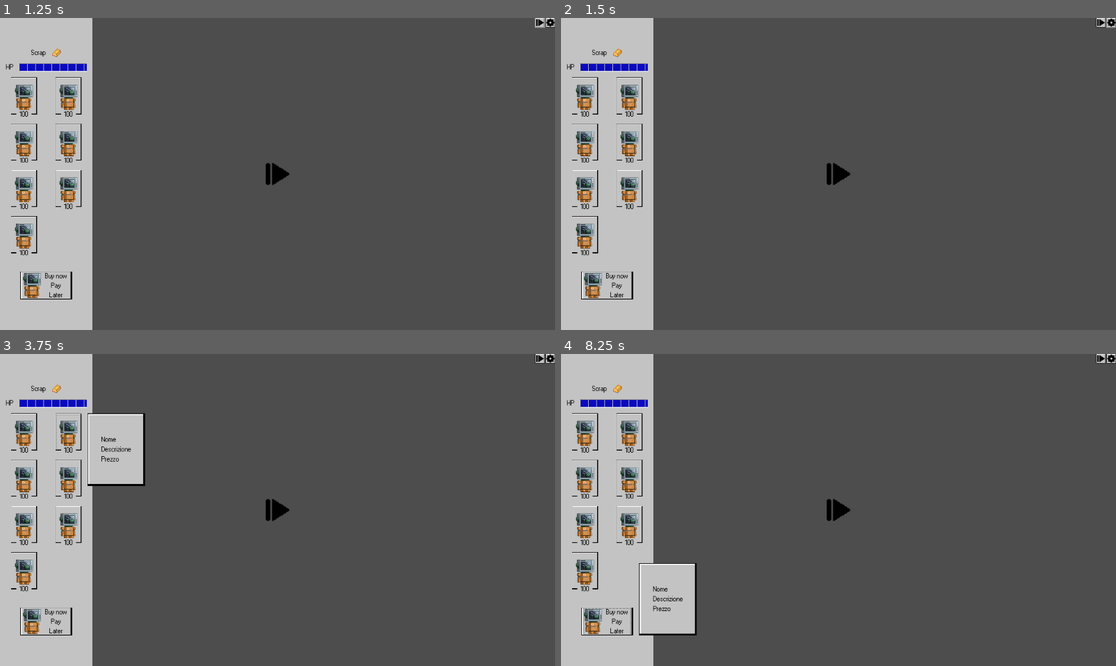
Above: before the commit, frames 1-4 (two rows, left to right).
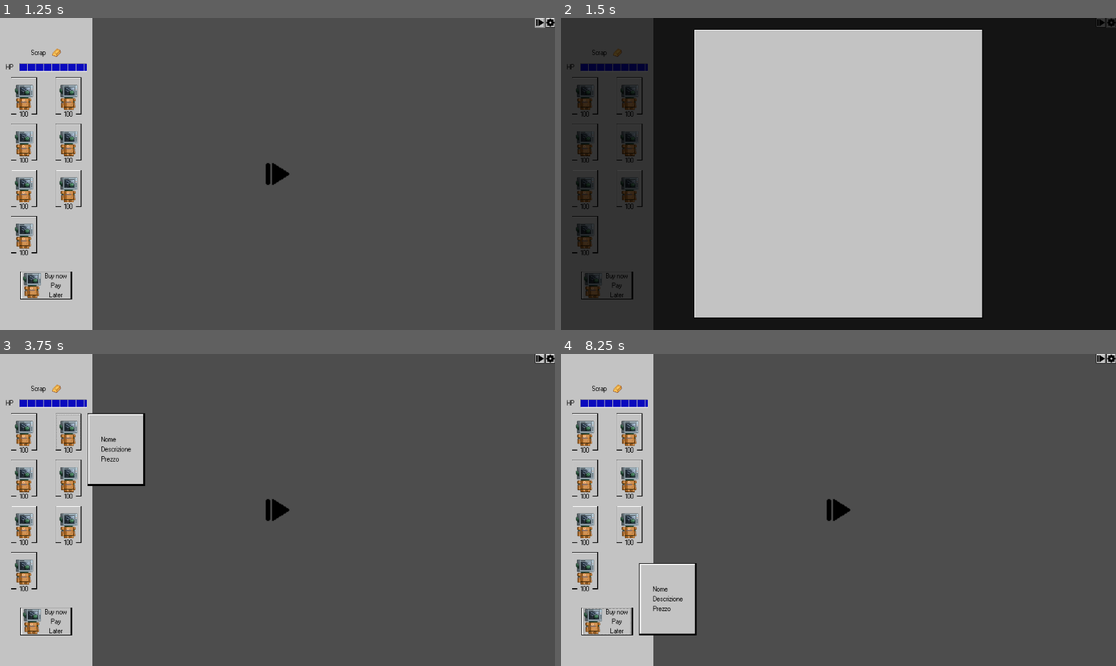
Above: after the commit, the same moments.

Repository: OscarPindaro/MechaJam2024
Game: Godot game, scene res://scenes/UI/UserInterface.tscn
Two runs of this game, one before a commit and one after it. Both use one fixed random seed, a clock stepped at 60 frames per second and the inputs below. The project has no main scene, so this scene is started directly.
Inputs (mouse positions are in pixels of both pictures, inside the frame that each line leads up to):
- Up to frame 1 (1.25 s): click (538, 21) at 0.5 s
- Up to frame 2 (1.5 s): click (1110, 21) at 1.25 s
- Up to frame 3 (3.75 s): tap Enter at 2 s; move the mouse to (399, 494) at 2.02 s; click (399, 494) at 2.17 s; click (22, 432) at 2.77 s; click (66, 432) at 3.52 s
- Up to frame 4 (8.25 s): click (583, 478) at 4.27 s; click (627, 478) at 5.02 s; click (583, 525) at 5.77 s; click (627, 525) at 6.52 s; click (583, 569) at 7.27 s; click (605, 622) at 8.02 s

Frame 1 is identical in both runs. In frame 2, 100% of the frame differs, in the area x 0-100%, y 0-100%; in frame 3, less than 0.1%; in frame 4, less than 0.1%.

Commit message:
fixed in game menu settings screen, now has a transparent background and works with the button

Diff:
--- a/scenes/UI/InGameSettings.tscn
+++ b/scenes/UI/InGameSettings.tscn
@@ -1,7 +1,12 @@
-[gd_scene load_steps=3 format=3 uid="uid://c7k188egay13g"]
+[gd_scene load_steps=6 format=3 uid="uid://c7k188egay13g"]
 
 [ext_resource type="Theme" uid="uid://8r1asy6d080g" path="res://asset/UI/gameplay_ui.tres" id="1_gs3yp"]
 [ext_resource type="Script" path="res://scenes/UI/InGameSettings.gd" id="1_plegw"]
+[ext_resource type="Texture2D" uid="uid://dvvfcxhaee3cs" path="res://asset/UI/bottone.png" id="2_o63dd"]
+[ext_resource type="Texture2D" uid="uid://cbiujxn2rrqo7" path="res://asset/UI/bottone_pressed.png" id="3_5m2r2"]
+
+[sub_resource type="StyleBoxTexture" id="StyleBoxTexture_2q58b"]
+texture = ExtResource("3_5m2r2")
 
 [node name="IngameMenu" type="Control"]
 process_mode = 3
@@ -14,8 +19,37 @@
 mouse_filter = 1
 script = ExtResource("1_plegw")
 
-[node name="Panel" type="Panel" parent="."]
-layout_mode = 1
+[node name="CanvasLayer" type="CanvasLayer" parent="."]
+
+[node name="ColorRect" type="ColorRect" parent="CanvasLayer"]
+anchors_preset = 15
+anchor_right = 1.0
+anchor_bottom = 1.0
+grow_horizontal = 2
+grow_vertical = 2
+color = Color(0, 0, 0, 0.733333)
+
+[node name="NinePatchRect" type="NinePatchRect" parent="CanvasLayer"]
+anchors_preset = 8
+anchor_left = 0.5
+anchor_top = 0.5
+anchor_right = 0.5
+anchor_bottom = 0.5
+offset_left = -500.0
+offset_top = -500.0
+offset_right = 500.0
+offset_bottom = 500.0
+grow_horizontal = 2
+grow_vertical = 2
+size_flags_horizontal = 4
+texture = ExtResource("2_o63dd")
+patch_margin_left = 7
+patch_margin_top = 8
+patch_margin_right = 8
+patch_margin_bottom = 9
+
+[node name="MenuPanel" type="Panel" parent="CanvasLayer"]
+visible = false
 anchors_preset = 8
 anchor_left = 0.5
 anchor_top = 0.5
@@ -28,3 +62,4 @@
 grow_horizontal = 2
 grow_vertical = 2
 theme = ExtResource("1_gs3yp")
+theme_override_styles/panel = SubResource("StyleBoxTexture_2q58b")
--- a/scenes/UI/Menu.gd
+++ b/scenes/UI/Menu.gd
@@ -1,18 +1,27 @@
 extends Button
 
 #var next_level_resource = load("res://scenes/UI/InGameSettings.tscn")
-
-
+var is_menu_screen_loaded = false
+var menu_scene = preload("res://scenes/UI/InGameSettings.tscn").instantiate()
 
 
 func _on_pressed():
 	var tree = get_tree()
-	tree.paused = tree.paused
-	#var scene = load("res://scenes/UI/InGameSettings.tscn")
+
+	if is_menu_screen_loaded == false:
+		tree.paused = true
 
 
-	#scene.instantiate()
+		tree.get_root().add_child(menu_scene)
+		is_menu_screen_loaded = true
 
-#	var next_level = next_level_resource.instantiate()
-#	add_child(next_level)
+	else:
+		tree.paused = false
+		tree.get_root().remove_child(menu_scene)
+		is_menu_screen_loaded = false
+
+
+	# FUNZIONA MA SOSTITUISCE LA SCENA COMPETAMENTE
+	#tree.change_scene_to_file("res://scenes/UI/InGameSettings.tscn")
+
 #
--- a/scenes/UI/UserInterface.tscn
+++ b/scenes/UI/UserInterface.tscn
@@ -542,22 +542,11 @@
 layout_mode = 2
 theme_override_constants/margin_top = 44
 
-[node name="Button" type="Button" parent="ShopPanel/VBoxContainer/Mecha-TimeTravel"]
-visible = false
+[node name="ShopItem1" type="Button" parent="ShopPanel/VBoxContainer/Mecha-TimeTravel"]
+process_mode = 1
+custom_minimum_size = Vector2(180, 96)
 layout_mode = 2
 size_flags_horizontal = 4
-size_flags_vertical = 4
-text = "Buy now
-PAY LATER"
-icon = ExtResource("2_ekjax")
-alignment = 2
-
-[node name="ShopItem1" type="Button" parent="ShopPanel/VBoxContainer/Mecha-TimeTravel"]
-process_mode = 1
-custom_minimum_size = Vector2(180, 96)
-layout_mode = 2
-size_flags_horizontal = 4
-theme = ExtResource("2_hhg2b")
 icon_alignment = 1
 script = ExtResource("4_vqi8o")
 
